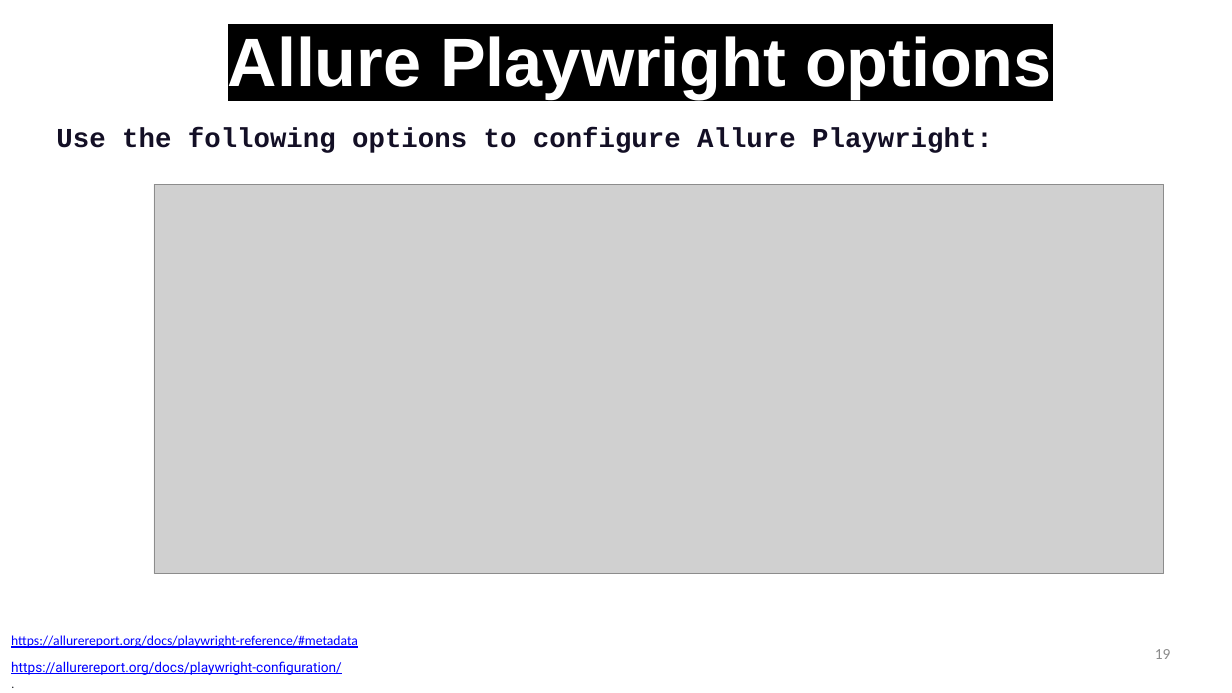
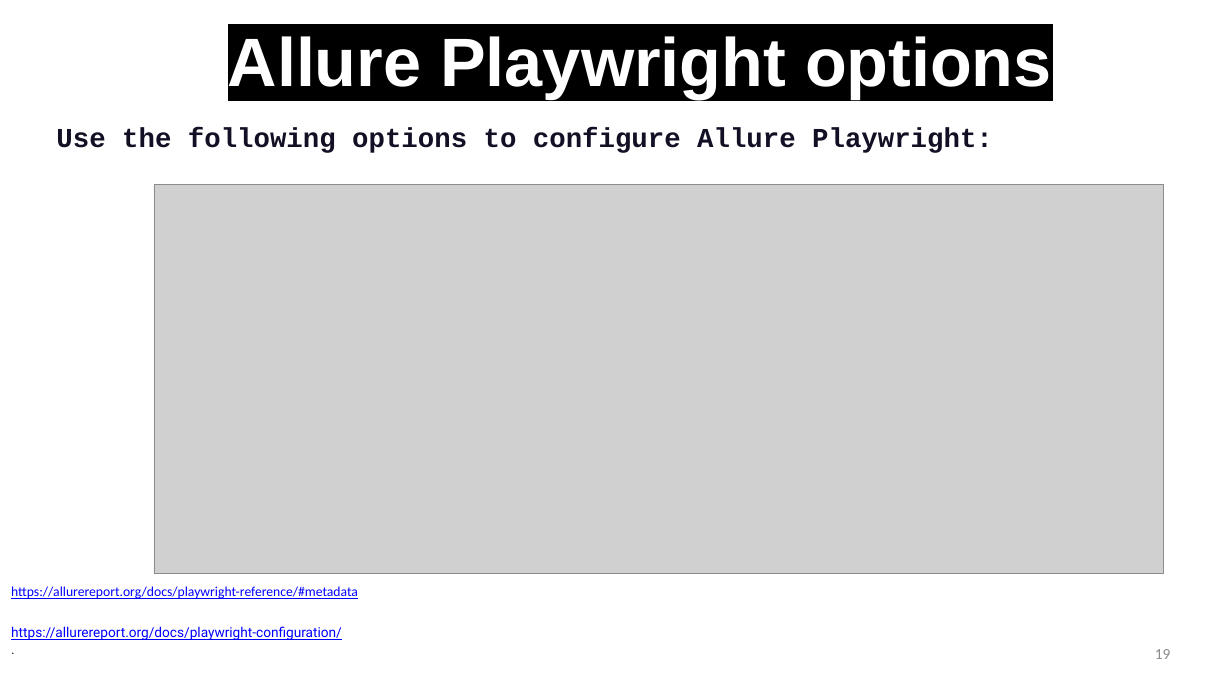
Before and after one commit to StevenJoseph19/Capgemini-Playwright-July-2024, a slide deck: slide 19 of Day 11-13/Slides/11. Playwright Integration with Various Test Frameworks/playwright-integration-with-various-test-frameworks-slides.pptx. Drawn at 1232x693 pixels with LibreOffice and Linux fonts; fonts in the diff are those of the drawing; grey boxes stand for pictures. Boxes give left, top, right and bottom in pixels: in the first picture for what was removed or moved away, otherwise in the second. Text is boxed around its words. In the diff, an @@ line names an element or a change of style, - is before the commit and + after.

```diff
--- a/Day 11-13/Slides/11. Playwright Integration with Various Test Frameworks/playwright-integration-with-various-test-frameworks-slides.pptx
+++ b/Day 11-13/Slides/11. Playwright Integration with Various Test Frameworks/playwright-integration-with-various-test-frameworks-slides.pptx
@@ text "https://allurereport.org/docs/playwright-reference/#metadata": place and size @@
-text "https://allurereport.org/docs/playwright-reference/#metadata" at <box>11,635,358,648</box>
+text "https://allurereport.org/docs/playwright-reference/#metadata" at <box>11,586,358,599</box>
@@ text "https://allurereport.org/docs/playwright-configuration/": place and size @@
-text "https://allurereport.org/docs/playwright-configuration/" at <box>11,661,342,675</box>
+text "https://allurereport.org/docs/playwright-configuration/" at <box>11,626,342,640</box>
```
Also in this commit, not shown: 4 other files.
